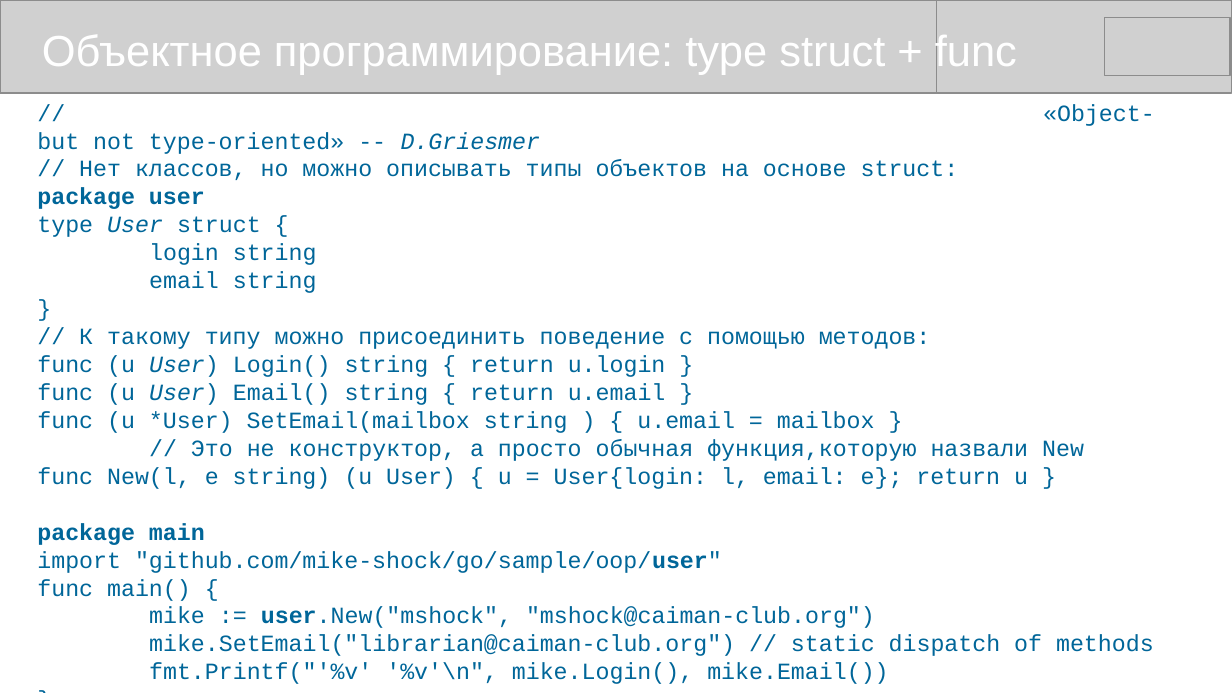
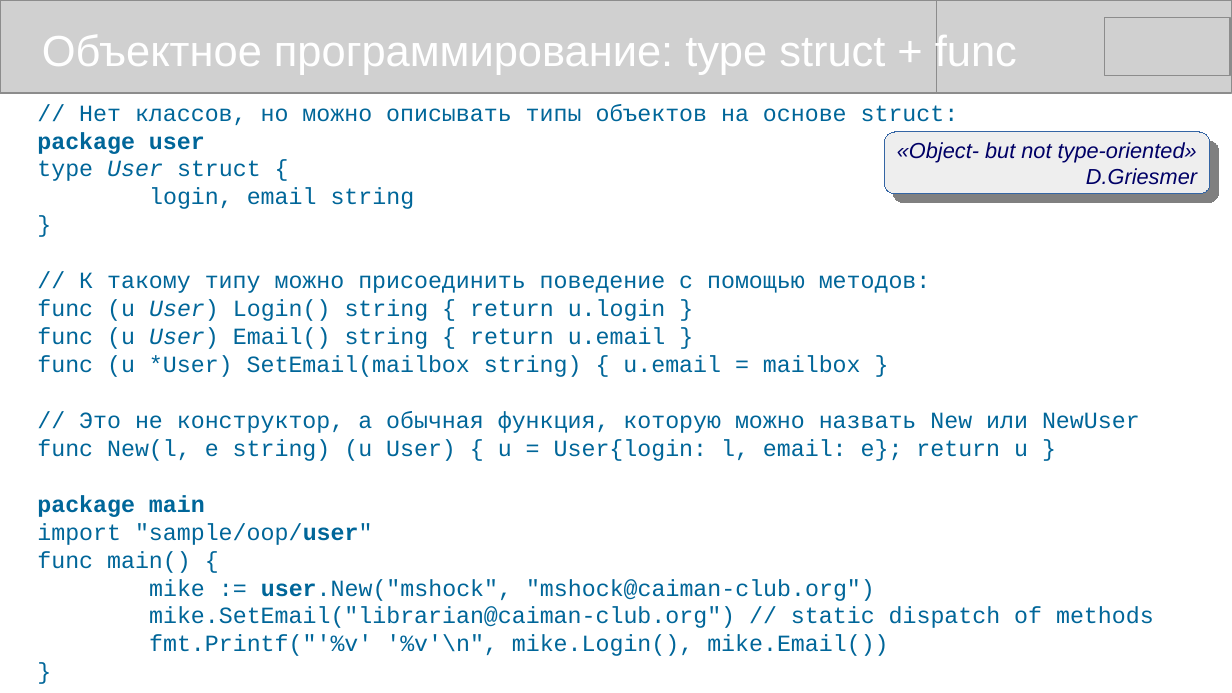
Before and after one commit to mike-shock/Go_language, a slide deck: slide 24 of Go_Preview.odp. Drawn at 1232x693 pixels with LibreOffice and Linux fonts; fonts in the diff are those of the drawing; grey boxes stand for pictures. Boxes give left, top, right and bottom in pixels: in the first picture for what was removed or moved away, otherwise in the second. Text is boxed around its words. In the diff, an @@ line names an element or a change of style, - is before the commit and + after.

```diff
--- a/Go_Preview.odp
+++ b/Go_Preview.odp
@@ text at box(37, 104, 1155, 154): paragraph removed @@
-// «Object- but not type-oriented» -- D.Griesmer
@@ rounded rectangle added at box(884, 132, 1210, 193), fill #EEEEEE, outline #3465A4 0 pt, 14 pt, text #000066, italic @@
+«Object- but not type-oriented»
+D.Griesmer
@@ text at box(149, 188, 415, 209): text changed @@
-login string
-email string
+login, email string
@@ text at box(37, 355, 1140, 433): text changed @@
-func (u *User) SetEmail(mailbox string ) { u.email = mailbox }
-// Это не конструктор, а просто обычная функция,которую назвали New
+func (u *User) SetEmail(mailbox string) { u.email = mailbox }
+// Это не конструктор, а обычная функция, которую можно назвать New или NewUser
@@ text at box(37, 523, 373, 545): text changed @@
-import "github.com/mike-shock/go/sample/oop/user"
+import "sample/oop/user"
```
Also in this commit, not shown: 9 other slides changed, 1 other file.
